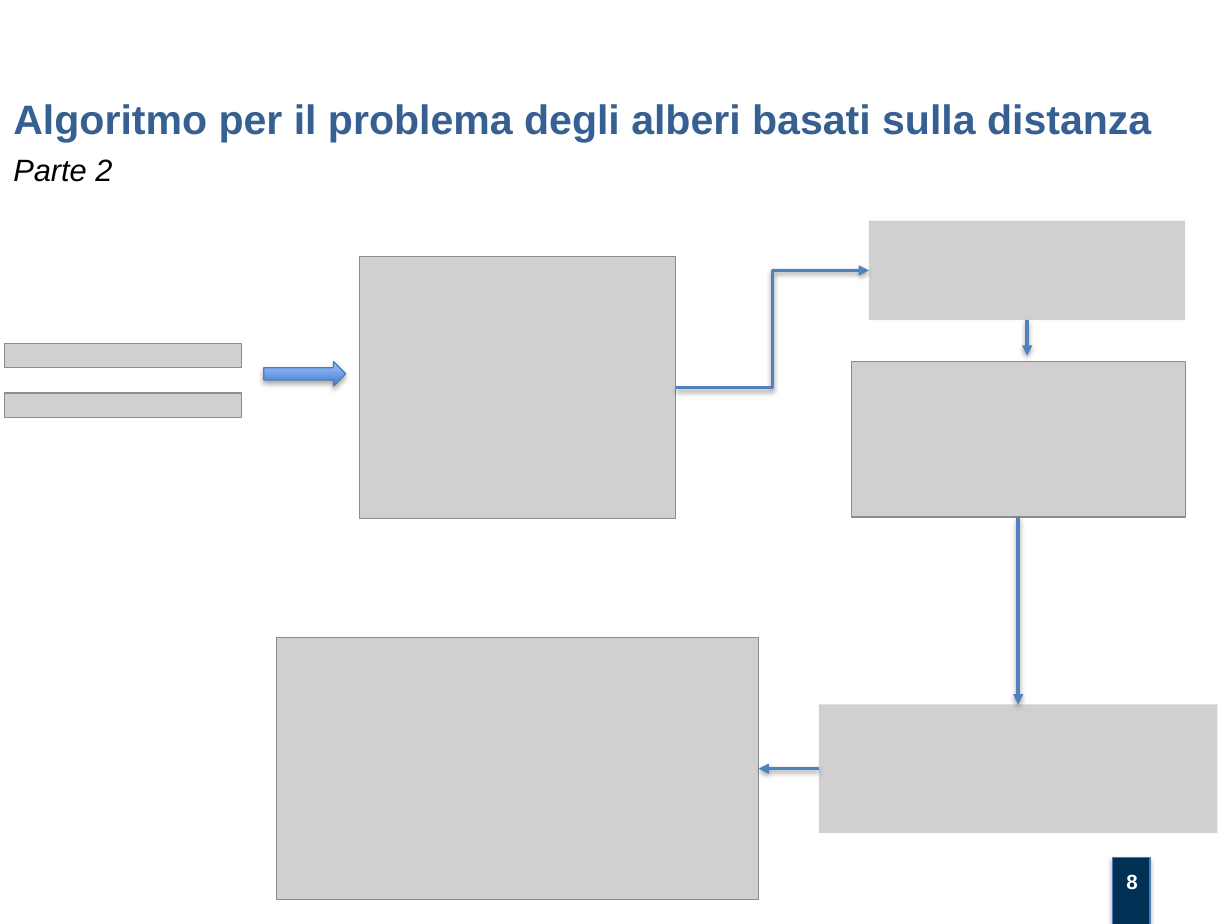
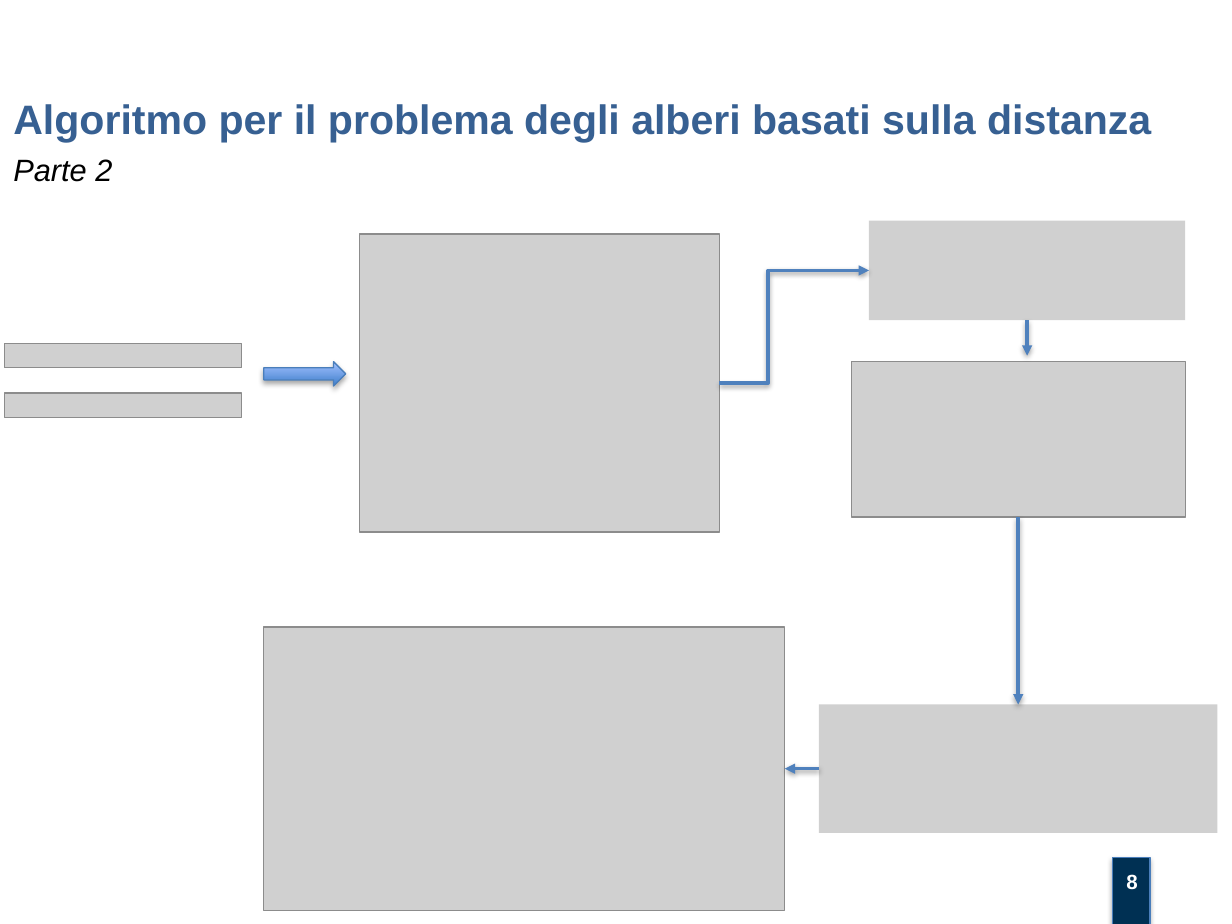
Before and after one commit to mtortoli/Thesis, a slide deck: slide 8 of Discussione Laurea/Slides v.1.0.pptx. Drawn at 1232x924 pixels with LibreOffice and Linux fonts; fonts in the diff are those of the drawing; grey boxes stand for pictures; background and template pictures are left out. Boxes give left, top, right and bottom in pixels: in the first picture for what was removed or moved away, otherwise in the second. Text is boxed around its words. In the diff, an @@ line names an element or a change of style, - is before the commit and + after.

```diff
--- a/Discussione Laurea/Slides v.1.0.pptx
+++ b/Discussione Laurea/Slides v.1.0.pptx
@@ picture: place and size @@
-picture at bbox=[360, 256, 676, 519]
+picture at bbox=[360, 234, 719, 532]
@@ elbow arrow moved from (676, 388) - (869, 271) to (719, 383) - (869, 271) @@
@@ picture: place and size @@
-picture at bbox=[277, 638, 759, 901]
+picture at bbox=[264, 627, 785, 910]
@@ arrow moved from (819, 769) - (759, 769) to (819, 769) - (785, 769) @@
```
Also in this commit, not shown: 1 other slide changed, 1 other file.
